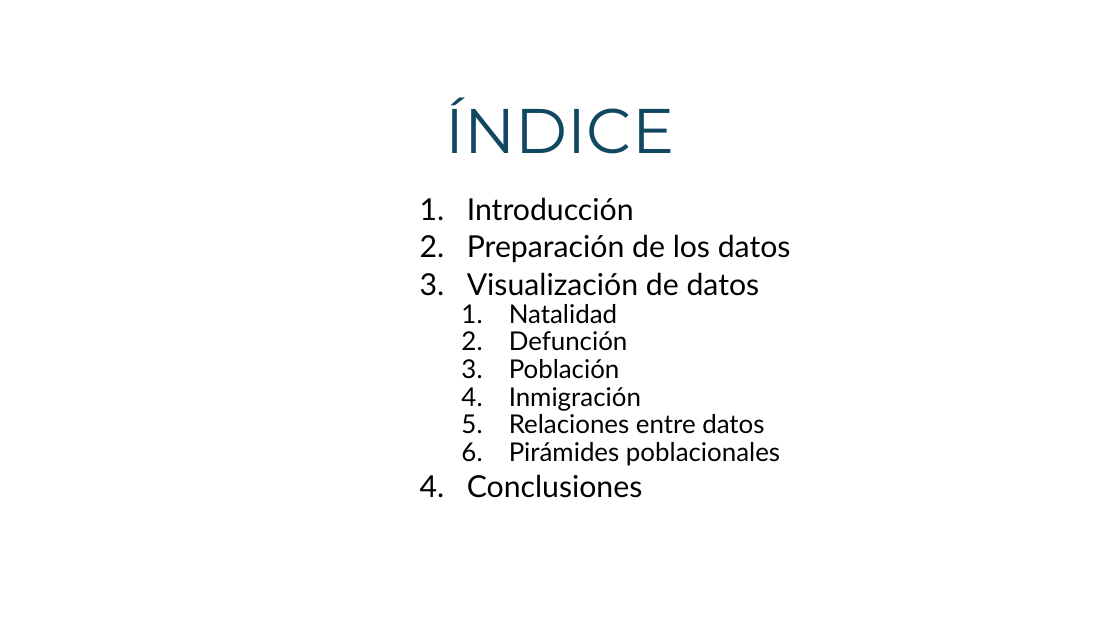
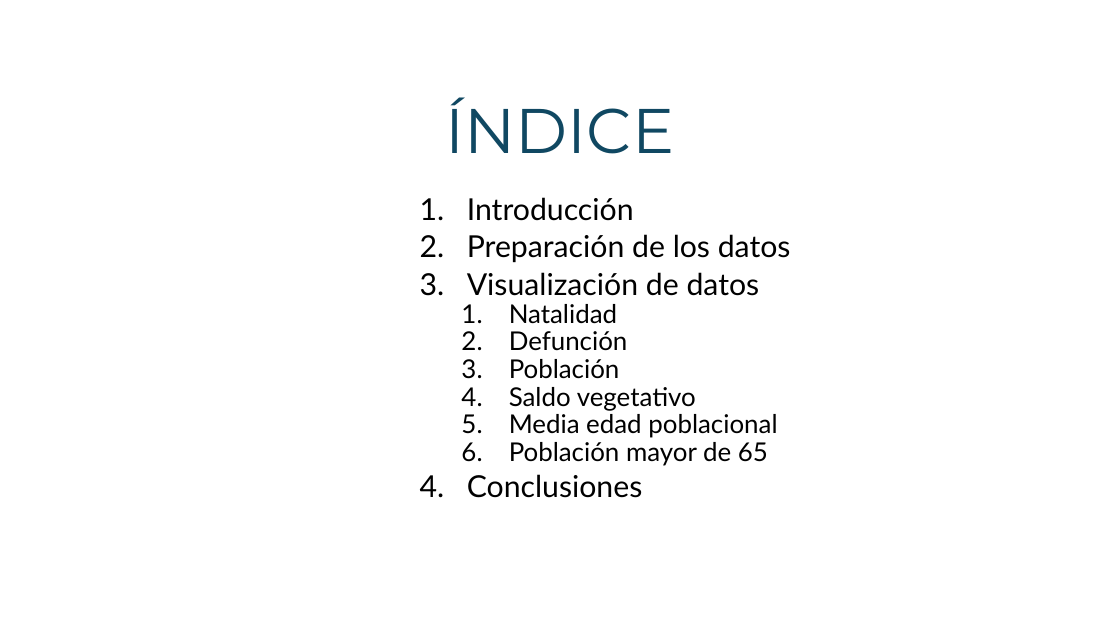
Before and after one commit to carles208/VD, a slide deck: slide 3 of Tarea1/Presentación Tarea1 VD.pptx. Drawn at 1120x630 pixels with LibreOffice and Linux fonts; fonts in the diff are those of the drawing. Boxes give left, top, right and bottom in pixels: in the first picture for what was removed or moved away, otherwise in the second. Text is boxed around its words. In the diff, an @@ line names an element or a change of style, - is before the commit and + after.

```diff
--- a/Tarea1/Presentación Tarea1 VD.pptx
+++ b/Tarea1/Presentación Tarea1 VD.pptx
@@ text at (509, 387, 777, 466): text changed @@
-  4. Inmigración
-  5. Relaciones entre datos
-  6. Pirámides poblacionales
+  4. Saldo vegetativo
+  5. Media edad poblacional
+  6. Población mayor de 65
```
Also in this commit, not shown: 8 other slides changed, 7 slides added, 10 slides removed, 27 other files.
